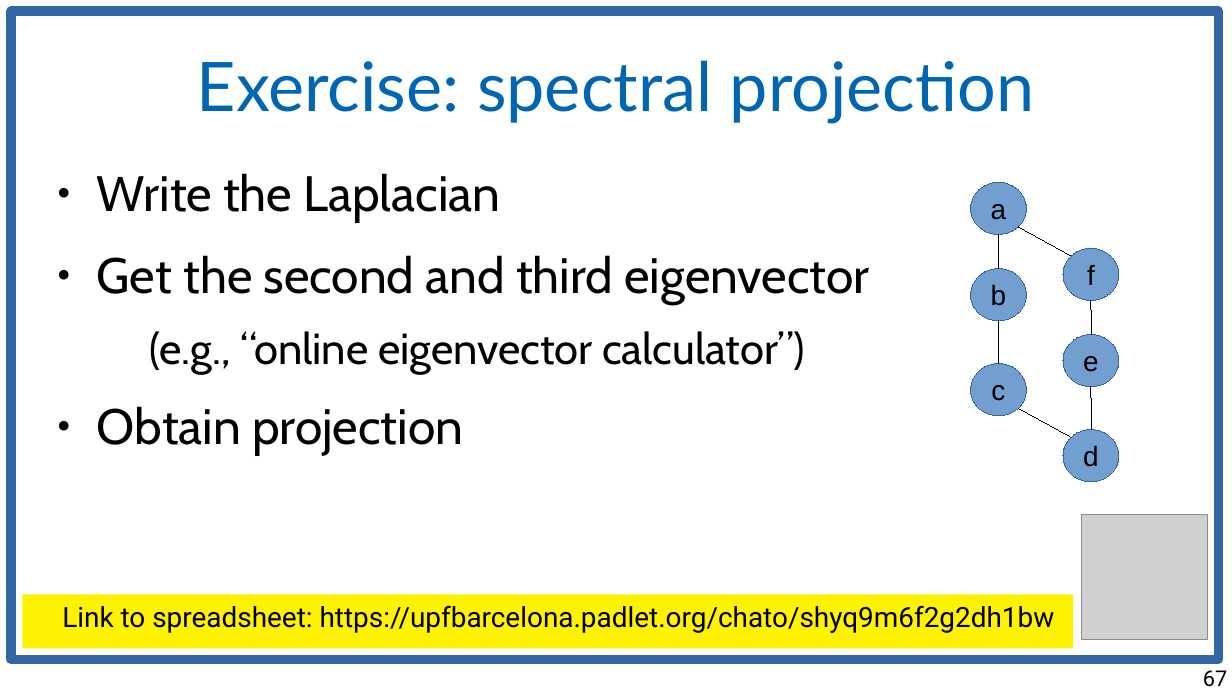
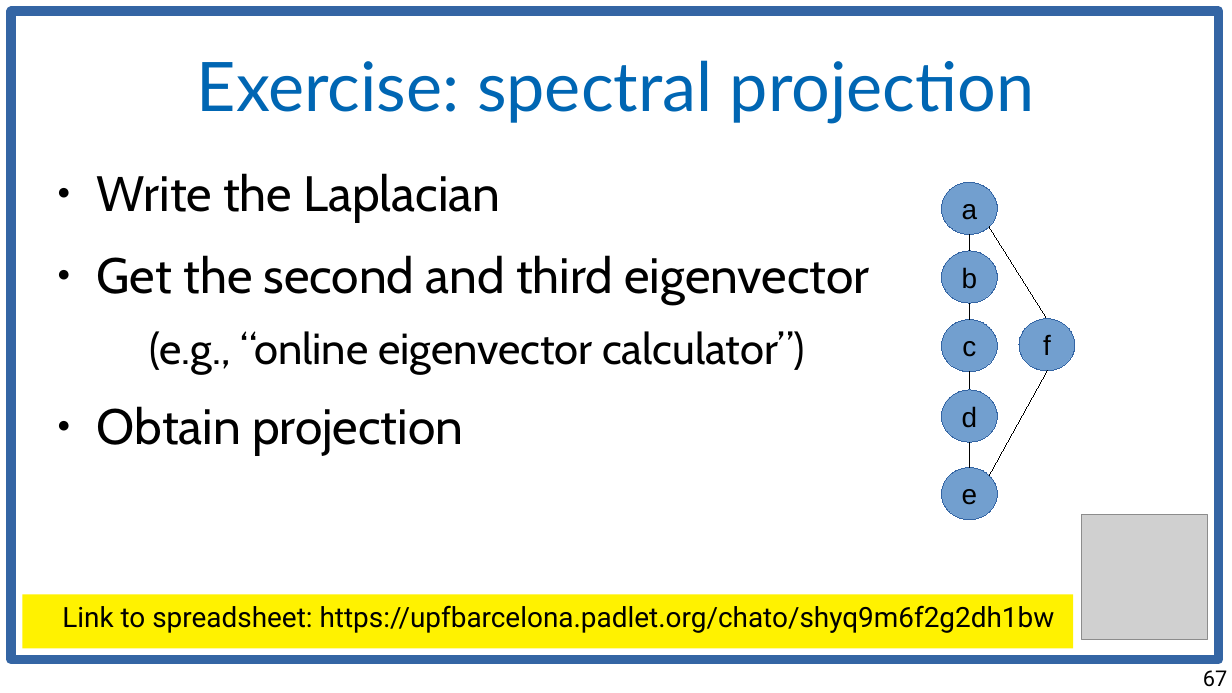
Before and after one commit to chatox/networks-science-course, a slide deck: slide 67 of theory/odp/tt22-spectral_graph_embedding.odp. Drawn at 1232x693 pixels with LibreOffice and Linux fonts; fonts in the diff are those of the drawing; grey boxes stand for pictures. Boxes give left, top, right and bottom in pixels: in the first picture for what was removed or moved away, otherwise in the second. Text is boxed around its words. In the diff, an @@ line names an element or a change of style, - is before the commit and + after.

```diff
--- a/theory/odp/tt22-spectral_graph_embedding.odp
+++ b/theory/odp/tt22-spectral_graph_embedding.odp
@@ ellipse "a": place and size @@
-ellipse "a" at (970, 182, 1026, 235)
+ellipse "a" at (941, 182, 997, 235)
@@ line moved from (998, 235) - (998, 268) to (969, 235) - (969, 250) @@
@@ line moved from (1071, 256) - (1018, 227) to (1048, 319) - (989, 227) @@
@@ ellipse "b": place and size @@
-ellipse "b" at (970, 268, 1026, 321)
+ellipse "b" at (941, 250, 997, 303)
@@ ellipse "c": place and size @@
-ellipse "c" at (970, 363, 1026, 416)
+ellipse "c" at (941, 320, 997, 372)
@@ line moved from (998, 321) - (998, 363) to (969, 303) - (969, 320) @@
@@ ellipse "f": place and size @@
-ellipse "f" at (1063, 248, 1119, 301)
+ellipse "f" at (1020, 319, 1075, 371)
@@ line moved from (1018, 408) - (1071, 437) to (969, 372) - (969, 390) @@
@@ line moved from (1091, 301) - (1091, 334) to (1048, 371) - (989, 475) @@
@@ ellipse "d": place and size @@
-ellipse "d" at (1063, 429, 1119, 482)
+ellipse "d" at (941, 390, 997, 443)
@@ line moved from (1091, 387) - (1091, 429) to (969, 467) - (969, 443) @@
@@ ellipse "e": place and size @@
-ellipse "e" at (1063, 334, 1119, 387)
+ellipse "e" at (941, 467, 997, 520)
```
Also in this commit, not shown: 25 other slides changed, 1 other file.
